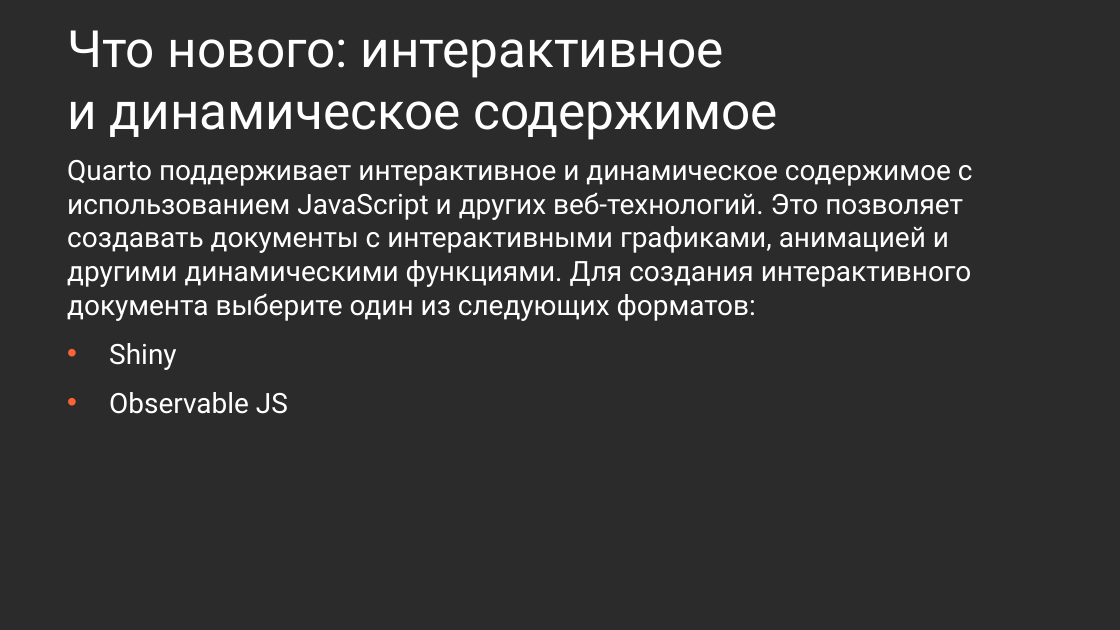
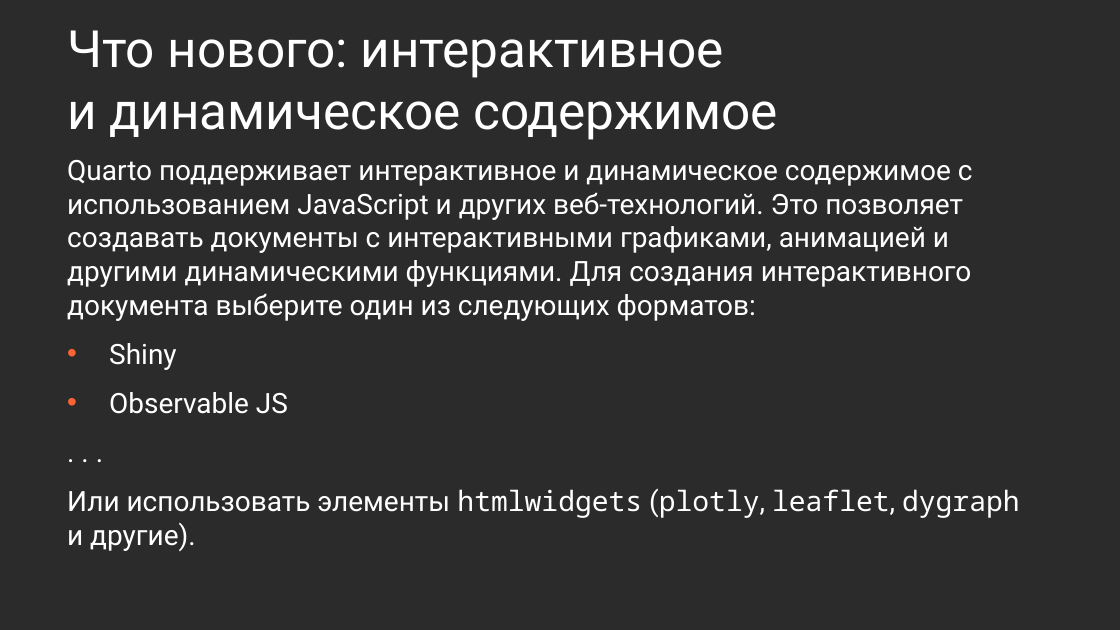
Before and after one commit to Marwolaeth/OTUS_R4DA, a slide deck: slide 16 of 01-Quarto/slides_draft.pptx. Drawn at 1120x630 pixels with LibreOffice and Linux fonts; fonts in the diff are those of the drawing; background and template pictures are left out; a plain dark background stands for a picture behind light text. Boxes give left, top, right and bottom in pixels: in the first picture for what was removed or moved away, otherwise in the second. Text is boxed around its words. In the diff, an @@ line names an element or a change of style, - is before the commit and + after.

```diff
--- a/01-Quarto/slides_draft.pptx
+++ b/01-Quarto/slides_draft.pptx
@@ text at [67, 489, 1020, 551]: paragraphs added @@
+. . .
+Или использовать элементы htmlwidgets (plotly, leaflet, dygraph и другие).
```
Also in this commit, not shown: 1 other slide changed, 6 slides added, 3 other files.
